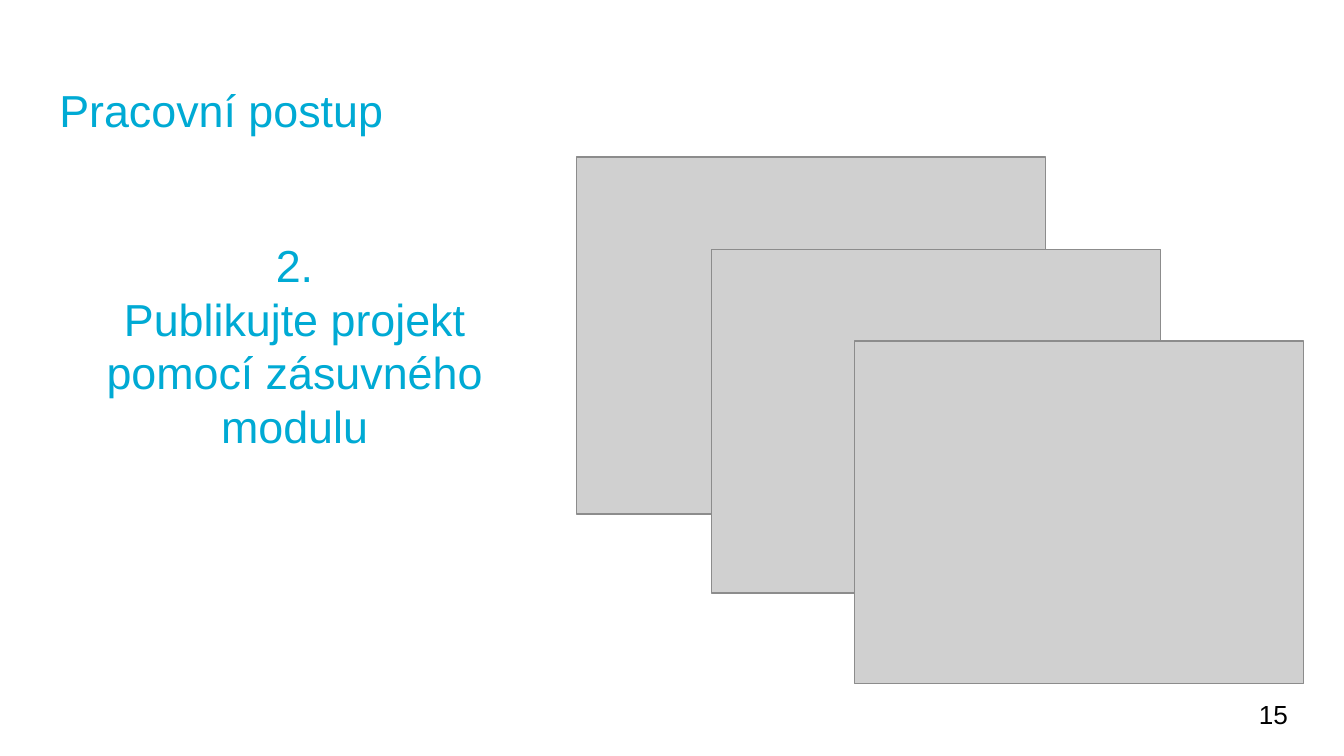
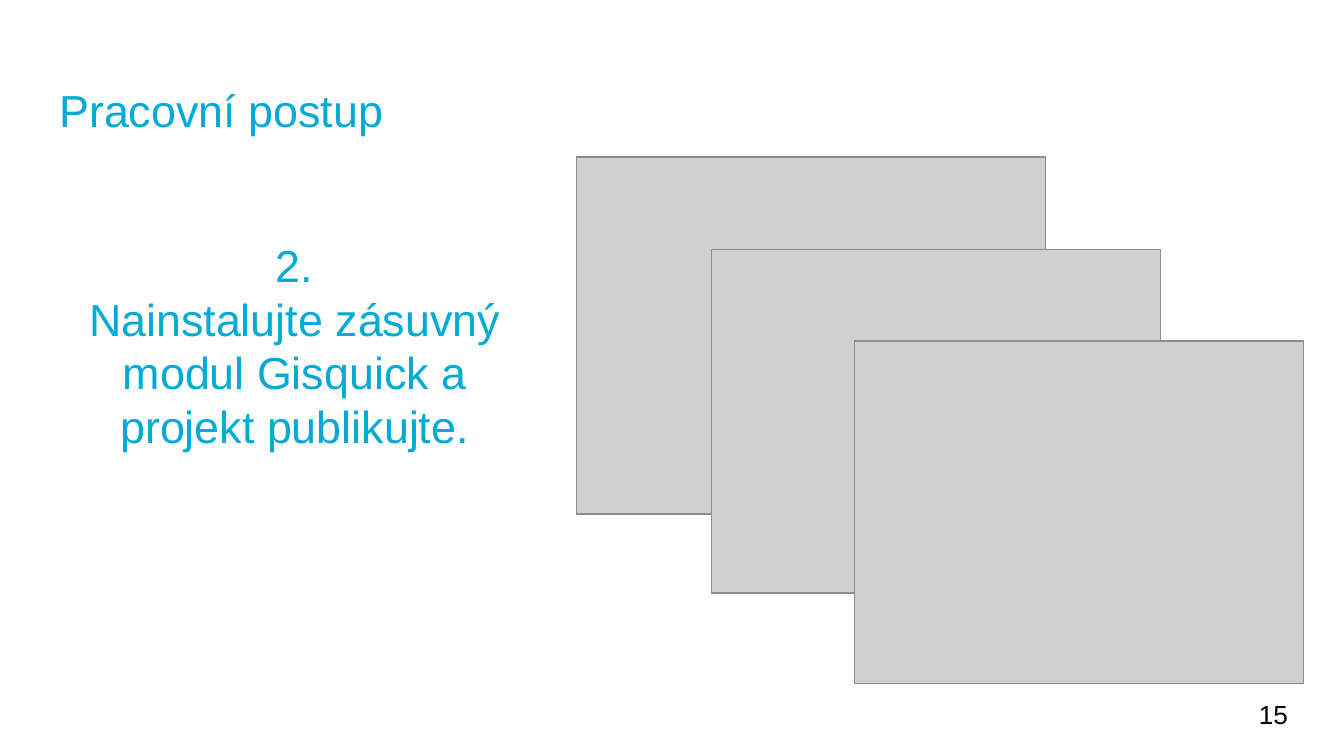
Before and after one commit to gisquick/gisquick-doc, a slide deck: slide 15 of presentations/lets-share-gis-much-quicker-cs.odp. Drawn at 1344x756 pixels with LibreOffice and Linux fonts; fonts in the diff are those of the drawing; grey boxes stand for pictures. Boxes give left, top, right and bottom in pixels: in the first picture for what was removed or moved away, otherwise in the second. Text is boxed around its words. In the diff, an @@ line names an element or a change of style, - is before the commit and + after.

```diff
--- a/presentations/lets-share-gis-much-quicker-cs.odp
+++ b/presentations/lets-share-gis-much-quicker-cs.odp
@@ title at [89, 250, 500, 452]: text changed @@
-2.
-Publikujte projekt pomocí zásuvného modulu
+2.
+Nainstalujte zásuvný modul Gisquick a projekt publikujte.
```
Also in this commit, not shown: 13 other slides changed, 1 slide added.
